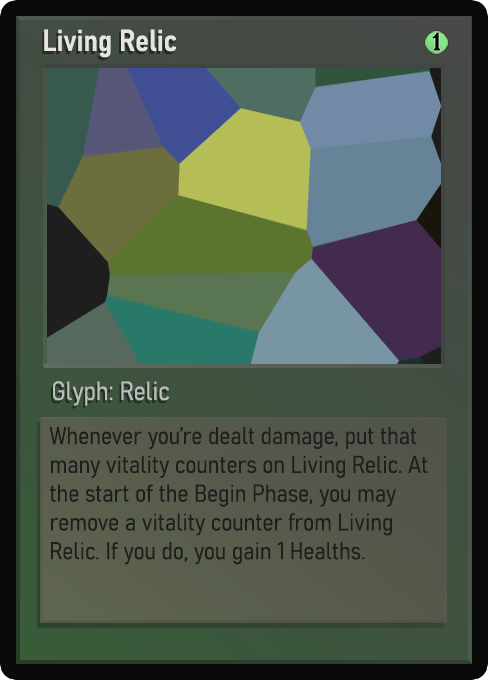
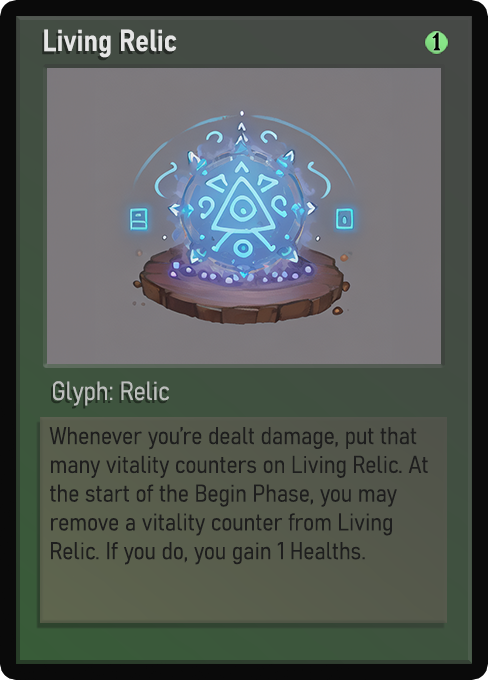
Layered file, before and after one edit (488 × 680). Changes by layer:
painted on "Name" over box(44, 33, 177, 57)
painted on "Class" over box(53, 383, 169, 406)
painted on "Desc_norm" over box(52, 431, 428, 565)
painted on "Artwork" over box(47, 68, 441, 364)
